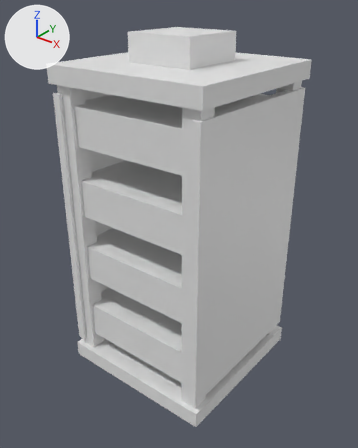
The glTF model models/orbital_battery.glb: old version first, new version second.
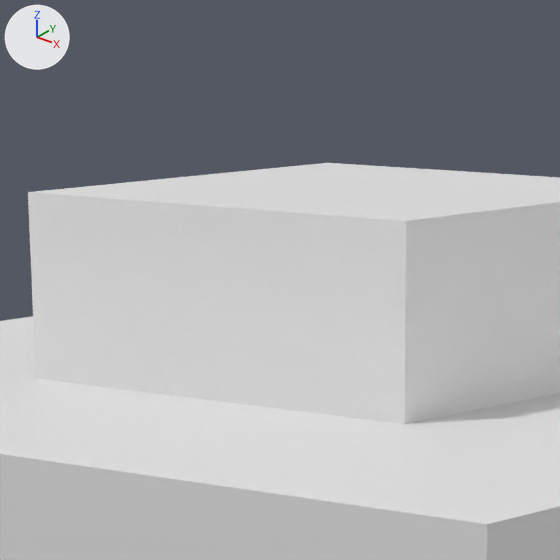
Each version appears first whole from a camera (50 mm lens) standing at (0.1699, -0.2154, 0.1323) and looking at (0.0004, -0.0035, 0.0009), and next in a close-up on the part from 34% to 60% of the width and 0% to 21% of the height. Arrows for +X, +Y and +Z are at upper left; the lights stay in place. The older version's two pictures come first. Vertices at exactly the same position are counted once.

Objects in the first close-up: 'OrbitalBattery'.
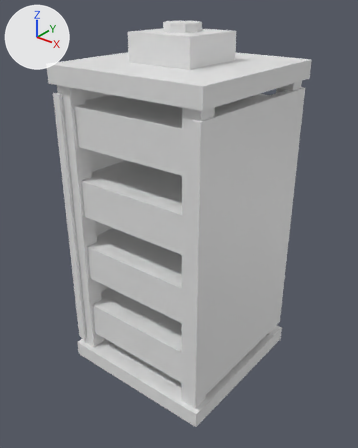
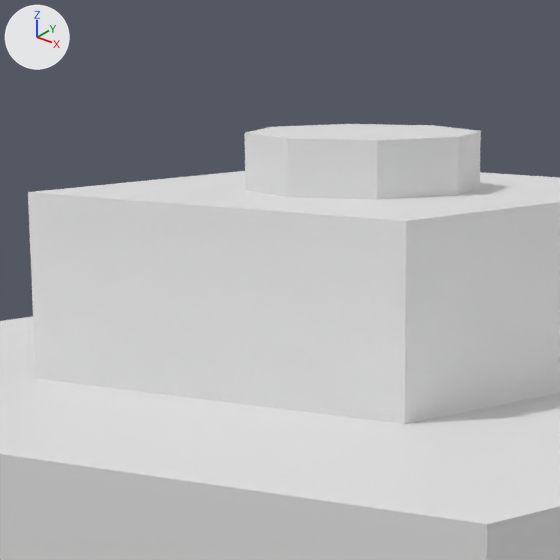
Boxes [x1, y1, x2, y2] around the edits, measured in the close-ups (560 x 560 px):
'OrbitalBattery', reshaped: before [0, 163, 560, 560]; after [0, 124, 560, 560]
part 1 of me_cube, added: after [245, 124, 481, 199]

What the commit changed:
me_cube is used by ob_orbitalbattery; location (0.0, 0.0, 0.0).
me_cube had 192 vertices, 308 faces and spanned x -0.05..0.05, y -0.05..0.054, z -0.095..0.11.
me_cube now has 208 vertices, 336 faces and spans x -0.05..0.05, y -0.05..0.054, z -0.095..0.115.
me_cube part 1: a new loose piece, an 8-sided cylinder along z spanning x -0.01..0.01, y -0.01..0.01, z 0.1095..0.1145.
